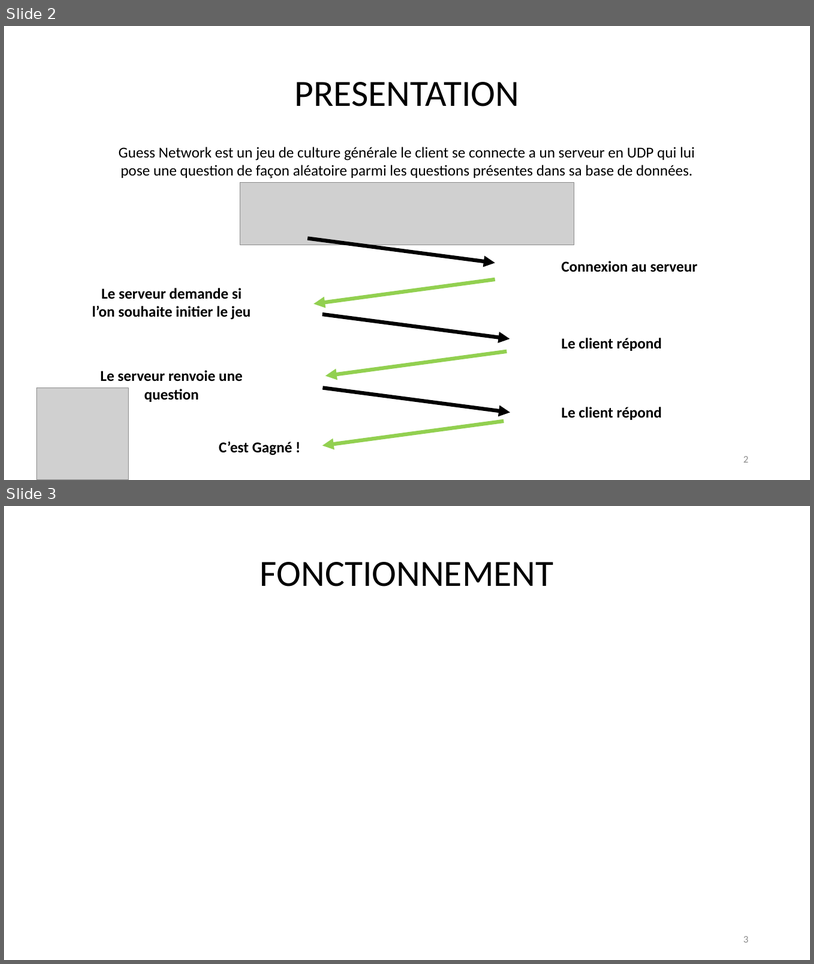
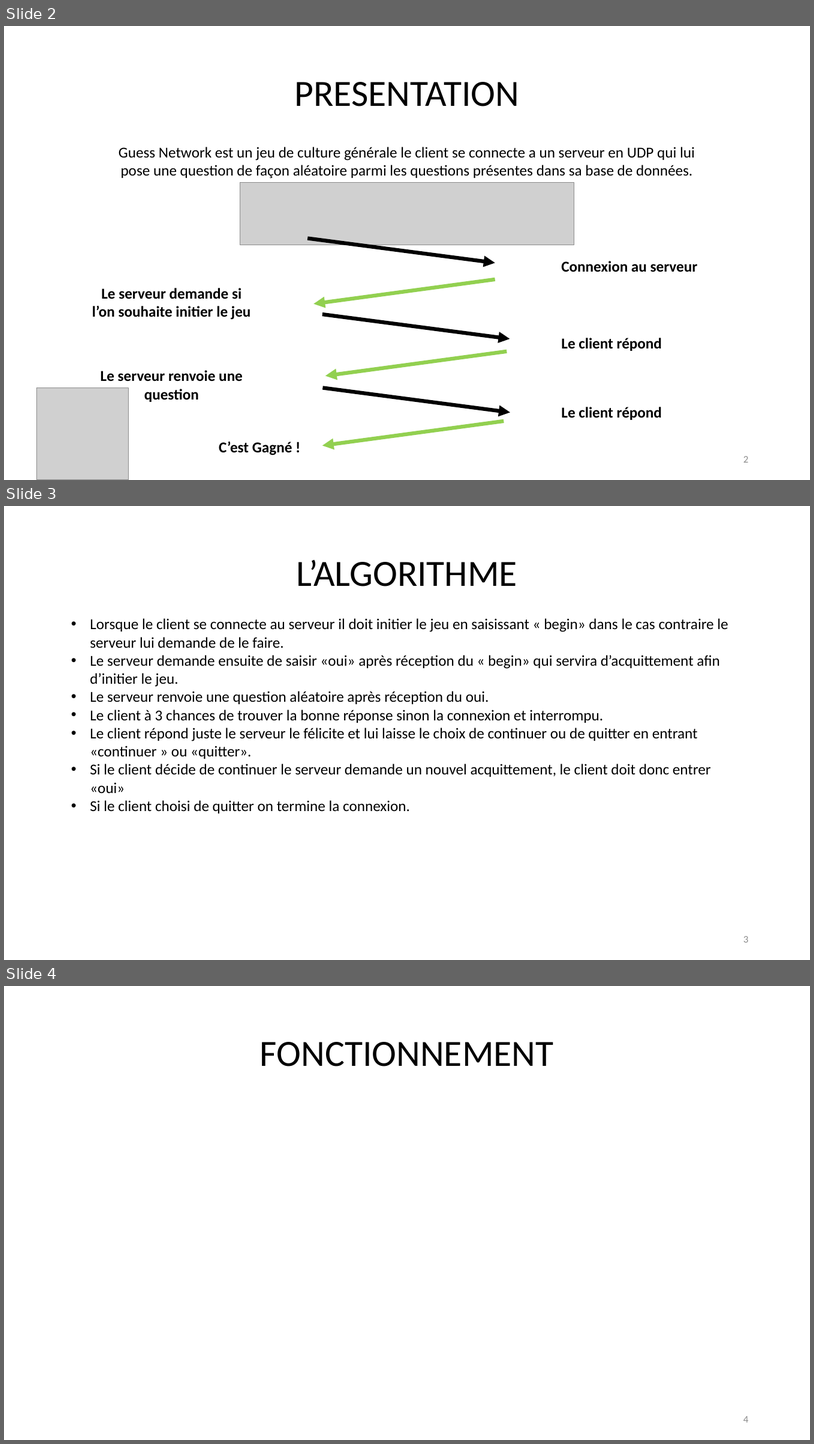
Before and after one commit to MourouMRMT/GuessNetwork, a slide deck: GuessNetwork.pptx. Shown one above the other, each under a label of ours: slides 2 and 3 before the commit, slides 2, 3 and 4 after it. The pictures are 814x964 and 814x1444 pixels, drawn with LibreOffice and Linux fonts; fonts in the diff are those of the drawing; grey boxes stand for pictures. Boxes give left, top, right and bottom in pixels: in the first picture for what was removed or moved away, otherwise in the second. Text is boxed around its words. In the diff, an @@ line names an element or a change of style, - is before the commit and + after.

```diff
--- a/GuessNetwork.pptx
+++ b/GuessNetwork.pptx
@@ slide 3 added at (x1=4, y1=506, x2=810, y2=960), background #FFFFFF @@
@@ title added at (x1=296, y1=560, x2=518, y2=586), 44 pt, text #000000 @@
+L’ALGORITHME
@@ text added at (x1=90, y1=618, x2=728, y2=813), 18 pt, text #000000 @@
+• Lorsque le client se connecte au serveur il doit initier le jeu en saisissant « begin» dans le cas contraire le serveur lui demande de le faire.
+• Le serveur demande ensuite de saisir «oui» après réception du « begin» qui servira d’acquittement afin d’initier le jeu.
+• Le serveur renvoie une question aléatoire après réception du oui.
+• Le client à 3 chances de trouver la bonne réponse sinon la connexion et interrompu.
+• Le client répond juste le serveur le félicite et lui laisse le choix de continuer ou de quitter en entrant «continuer » ou «quitter».
+• Si le client décide de continuer le serveur demande un nouvel acquittement, le client doit donc entrer «oui»
+• Si le client choisi de quitter on termine la connexion.
@@ page number added at (x1=744, y1=936, x2=749, y2=942), 12 pt, text #8C8C8C @@
+3
@@ what was slide 3 is now slide 4 @@
@@ page number at (x1=744, y1=1416, x2=749, y2=1422): text changed @@
-3
+4
```
Also in this commit, not shown: 1 other slide added, 2 other files.
